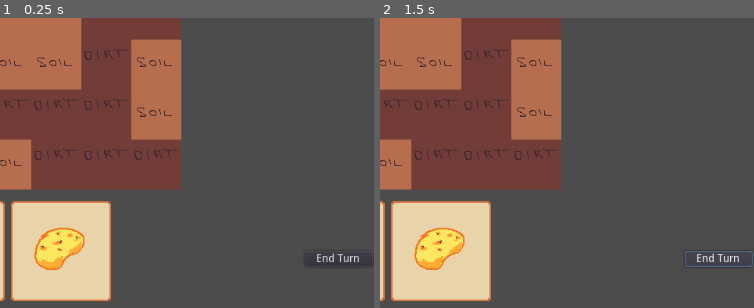
Above: before the commit, frames 1-2 (left to right).
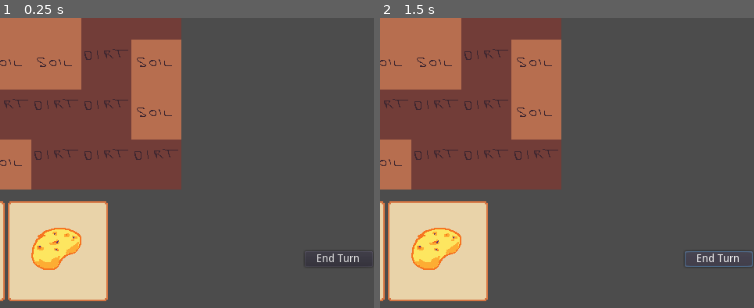
Above: after the commit, the same moments.

Repository: Rellikiox/Harvest-Season
Game: Godot game, scene res://Game.tscn
The game is run twice, just before and just after one commit, with the same random seed, the same clock (stepped at 60 frames per second) and the same inputs.
Inputs:
- Up to frame 1 (0.25 s): no input
- Up to frame 2 (1.5 s): click "End Turn" at 0.5 s; click "End Turn" at 1.25 s
The pictures show only the part of the screen within x 48-98%, y 50-100%; the shares and areas given below are measured in that part.

The runs differ from the first frame. In frame 1, 1.6% of the frame differs, in the area x 2-30%, y 63-98%; in frame 2, 1.6%.

Commit message:
Add slight Tween on card hover

Diff:
--- a/Game.tscn
+++ b/Game.tscn
@@ -12,7 +12,7 @@
 position = Vector2( 263.483, 61.5748 )
 tile_set = ExtResource( 1 )
 format = 1
-tile_data = PoolIntArray( 0, 0, 0, 1, 0, 0, 2, 0, 0, 3, 0, 0, 4, 1, 0, 5, 0, 0, 6, 0, 0, 10, 1, 0, 11, 1, 0, 12, 1, 0, 65536, 1, 0, 65537, 0, 0, 65538, 0, 0, 65539, 0, 0, 65540, 0, 0, 65541, 0, 0, 65542, 1, 0, 65543, 1, 0, 65544, 1, 0, 65545, 1, 0, 131072, 0, 0, 131073, 0, 0, 131074, 1, 0, 131075, 1, 0, 131076, 1, 0, 131077, 1, 0, 131078, 1, 0, 262142, 1, 0, 262143, 1, 0, 196608, 1, 0, 196609, 1, 0, 196610, 1, 0, 196611, 1, 0, 196612, 1, 0, 196613, 0, 0, 196614, 0, 0, 327676, 1, 0, 327677, 1, 0, 262144, 0, 0, 262145, 0, 0, 262146, …(259 unchanged characters)…
+tile_data = PoolIntArray( 0, 0, 0, 1, 0, 0, 2, 0, 0, 3, 0, 0, 4, 1, 0, 5, 0, 0, 6, 0, 0, 65536, 1, 0, 65537, 0, 0, 65538, 0, 0, 65539, 0, 0, 65540, 0, 0, 65541, 0, 0, 65542, 0, 0, 131072, 0, 0, 131073, 0, 0, 131074, 1, 0, 131075, 1, 0, 131076, 1, 0, 131077, 0, 0, 131078, 1, 0, 196608, 0, 0, 196609, 1, 0, 196610, 1, 0, 196611, 1, 0, 196612, 1, 0, 196613, 0, 0, 196614, 0, 0, 262144, 0, 0, 262145, 0, 0, 262146, …(259 unchanged characters)…
 
 [node name="Camera2D" type="Camera2D" parent="Ground"]
 position = Vector2( 220.524, 224.82 )
--- a/ui/Card.gd
+++ b/ui/Card.gd
@@ -1,4 +1,4 @@
-extends Control
+extends MarginContainer
 
 var Game = preload("res://Game.gd")
 var PotatoIcon = preload("res://assets/potato-icon.png")
@@ -19,3 +19,13 @@
 func drop_data(_pos, data):
 	print(_pos)
 	print(data)
+
+
+func _on_CardTexture_mouse_entered():
+	$Tween.interpolate_property($CardTexture, 'margin_top', $CardTexture.margin_top, -10, 0.5, Tween.TRANS_CUBIC, Tween.EASE_OUT)
+	$Tween.start()
+
+
+func _on_CardTexture_mouse_exited():
+	$Tween.interpolate_property($CardTexture, 'margin_top', $CardTexture.margin_top, 0, 0.5, Tween.TRANS_CUBIC, Tween.EASE_OUT)
+	$Tween.start()
--- a/ui/Card.tscn
+++ b/ui/Card.tscn
@@ -1,30 +1,24 @@
-[gd_scene load_steps=4 format=2]
+[gd_scene load_steps=3 format=2]
 
 [ext_resource path="res://assets/potato-card.png" type="Texture" id=1]
-[ext_resource path="res://assets/potato-icon.png" type="Texture" id=2]
 [ext_resource path="res://ui/Card.gd" type="Script" id=3]
 
-[node name="Card" type="Control"]
-anchor_left = 0.5
-anchor_top = 0.5
-anchor_right = 0.5
-anchor_bottom = 0.5
-margin_left = -512.0
-margin_top = -300.0
-margin_right = 512.0
-margin_bottom = 300.0
+[node name="Card" type="MarginContainer"]
+margin_right = 40.0
+margin_bottom = 40.0
 script = ExtResource( 3 )
 __meta__ = {
 "_edit_use_anchors_": false
 }
 
 [node name="CardTexture" type="TextureRect" parent="."]
-anchor_right = 1.0
-anchor_bottom = 1.0
+margin_right = 128.0
+margin_bottom = 128.0
 texture = ExtResource( 1 )
+__meta__ = {
+"_edit_use_anchors_": false
+}
 
-[node name="DragIcon" type="TextureRect" parent="."]
-visible = false
-margin_right = 40.0
-margin_bottom = 40.0
-texture = ExtResource( 2 )
+[node name="Tween" type="Tween" parent="."]
+[connection signal="mouse_entered" from="CardTexture" to="." method="_on_CardTexture_mouse_entered"]
+[connection signal="mouse_exited" from="CardTexture" to="." method="_on_CardTexture_mouse_exited"]
--- a/ui/Game_UI.tscn
+++ b/ui/Game_UI.tscn
@@ -74,27 +74,17 @@
 margin_top = -138.219
 margin_right = 8.73456
 margin_bottom = -98.219
-custom_constants/separation = 136
 __meta__ = {
 "_edit_use_anchors_": false
 }
 
 [node name="Card" parent="UI/HBoxContainer" instance=ExtResource( 1 )]
-anchor_left = 0.0
-anchor_top = 0.0
-anchor_right = 0.0
-anchor_bottom = 0.0
-margin_left = 0.0
-margin_top = 0.0
-margin_right = 0.0
-margin_bottom = 40.0
+margin_right = 128.0
+margin_bottom = 128.0
 
 [node name="Card2" parent="UI/HBoxContainer" instance=ExtResource( 1 )]
-anchor_left = 0.0
-anchor_top = 0.0
-anchor_right = 0.0
-anchor_bottom = 0.0
-margin_left = 136.0
-margin_top = 0.0
-margin_right = 136.0
-margin_bottom = 40.0
+margin_left = 132.0
+margin_right = 260.0
+margin_bottom = 128.0
+
+[editable path="UI/HBoxContainer/Card"]
